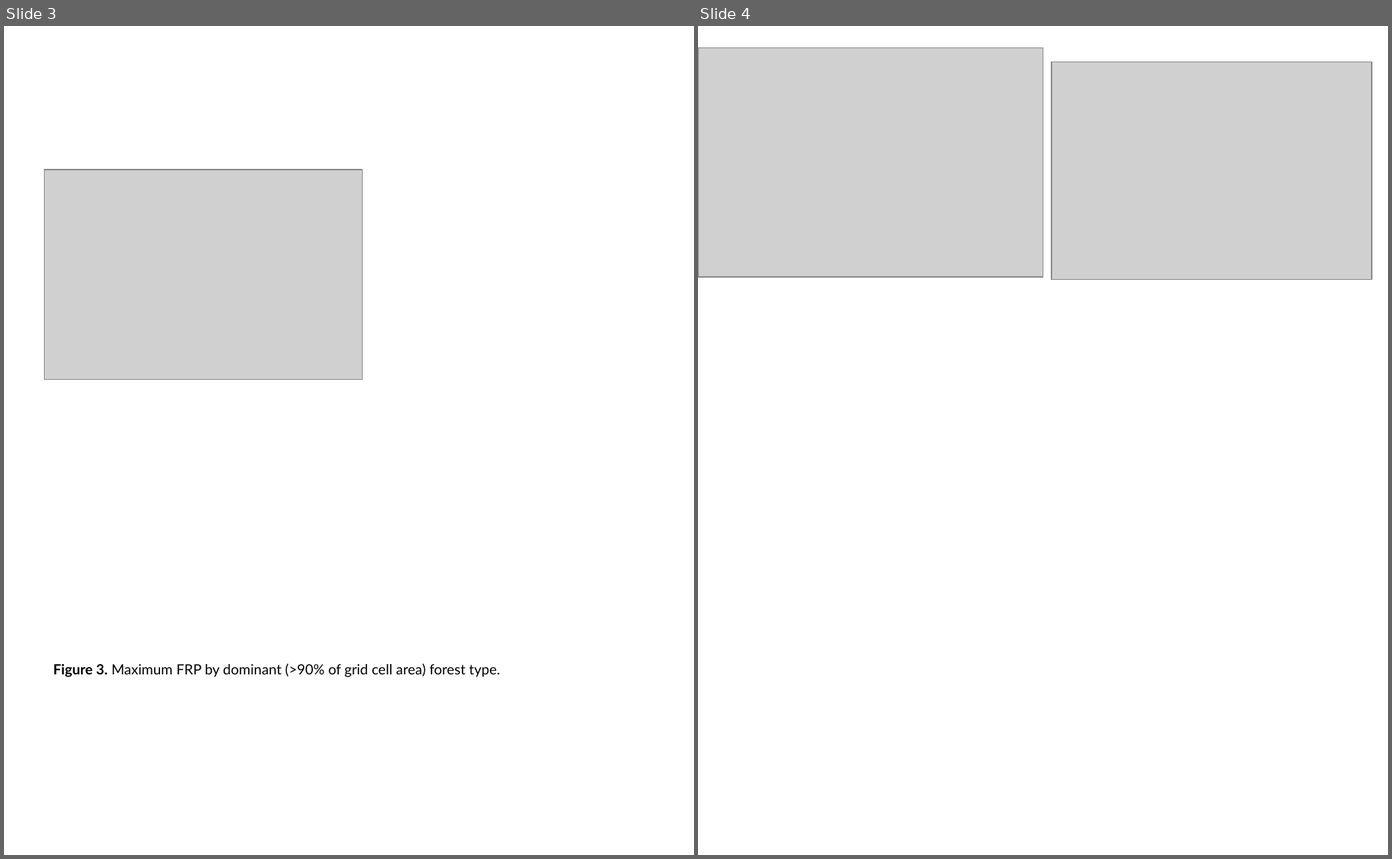
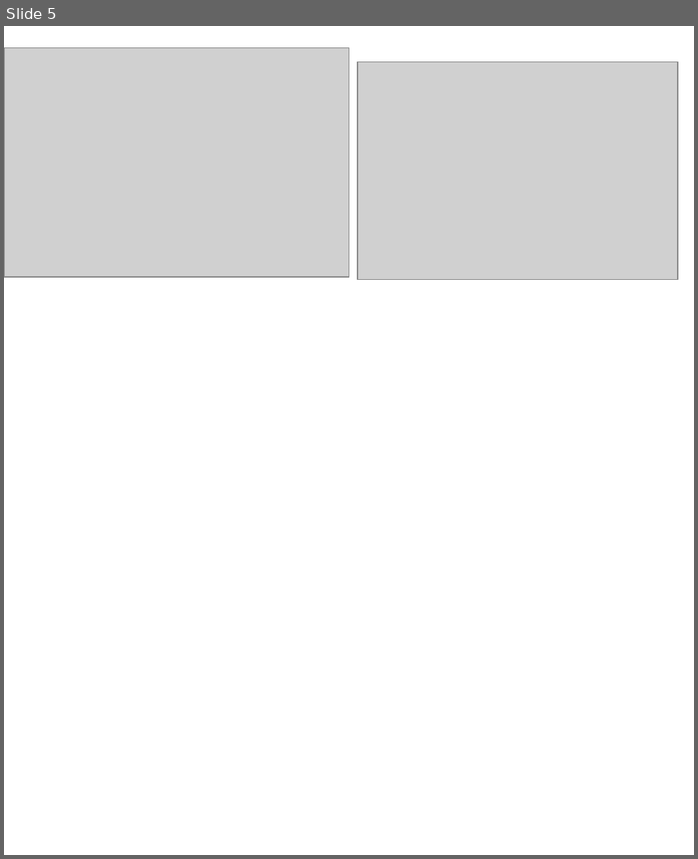
Before and after one commit to natshoff/aspen-fire-fork, a slide deck: Aim2/figures/figure_arrangement.pptx. Shown side by side, each under a label of ours: slides 3 and 4 before the commit, slide 5 after it. The pictures are 1392x859 and 698x859 pixels, drawn with LibreOffice and Linux fonts; fonts in the diff are those of the drawing; grey boxes stand for pictures. Boxes give left, top, right and bottom in pixels: in the first picture for what was removed or moved away, otherwise in the second. Text is boxed around its words. In the diff, an @@ line names an element or a change of style, - is before the commit and + after.

Commit message:
Updates to figures, model for co-occurrence

```diff
--- a/Aim2/figures/figure_arrangement.pptx
+++ b/Aim2/figures/figure_arrangement.pptx
@@ slide 3 removed at <box>4,26,694,855</box>, background #FFFFFF @@
@@ picture removed at <box>45,170,363,380</box> @@
@@ text removed at <box>54,663,501,677</box> @@
-Figure 3. Maximum FRP by dominant (>90% of grid cell area) forest type.
@@ what was slide 4 is now slide 5 @@
```
Also in this commit, not shown: 1 slide changed, 3 slides added, 1 other slide removed, 23 other files.
